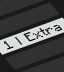
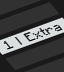
Revision of a layered w=64, h=72 image; what changed, layer by layer:
renamed "矩形 1411" to "矩形 141", painted on it over box(0, 0, 64, 72)